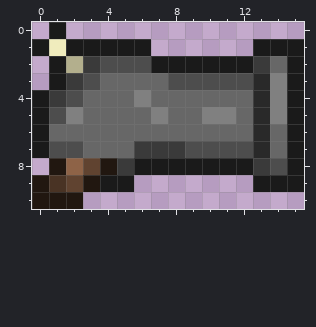
File history of a pixel-art sprite, Items/Weapons/Ranged/handcannon.png. Above, as it was before the edit.
The file is 32x22 pixels, drawn in blocks of 2x2; one block is one cell here. Colours within 5 levels of each other are drawn and written as one.
Once edited:
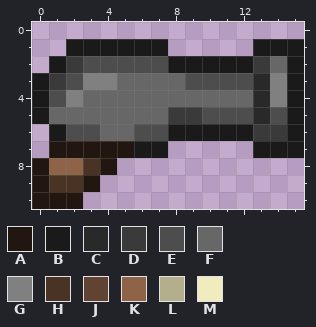
Palette (. is transparent): A #211710  B #1a1a1a  C #292929  D #3a3a3a  E #4d4d4d  F #676767  G #808080  H #493324  J #604330  K #8e6347  L #b3af8d  M #f0ecbd
The exact change:
y 0: x 1 B -> .
y 1: x 0..1 BM -> ..; x 7 . -> B
y 2: x 2..3 LD -> DE; x 7 B -> E
y 3: x 0..4 .BDEF -> BDEGG; x 8 E -> F
y 4: x 1..2 DE -> EG; x 6 G -> F
y 5: x 1..2 EG -> FF; x 7..12 GFFGGF -> FDDEEE; x 14 G -> E
y 6: x 0..3 BFFF -> .BEE; x 6..14 FFFFFFFCF -> EEBBBBBDD
y 7: x 0..14 BEEFFFDDDEEEECF -> .AAAAABB.....BB
y 8: x 0..1 .A -> AK; x 3 J -> H; x 5..15 DBBBBBBBDEB -> ...........
y 9: x 2 J -> H; x 4..5 BB -> ..; x 13..15 BBB -> ...
Changed places in both pictures, as pixel boxes (x1, y1, x2, y2):
changed: (32, 22, 304, 192)
